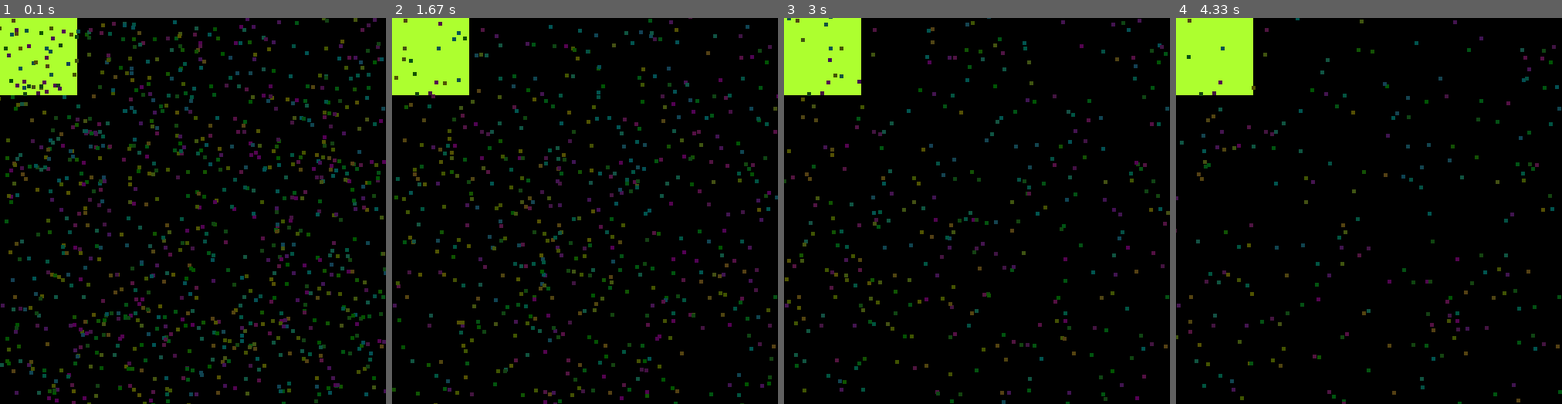
Above: before the commit, frames 1-4 (left to right).
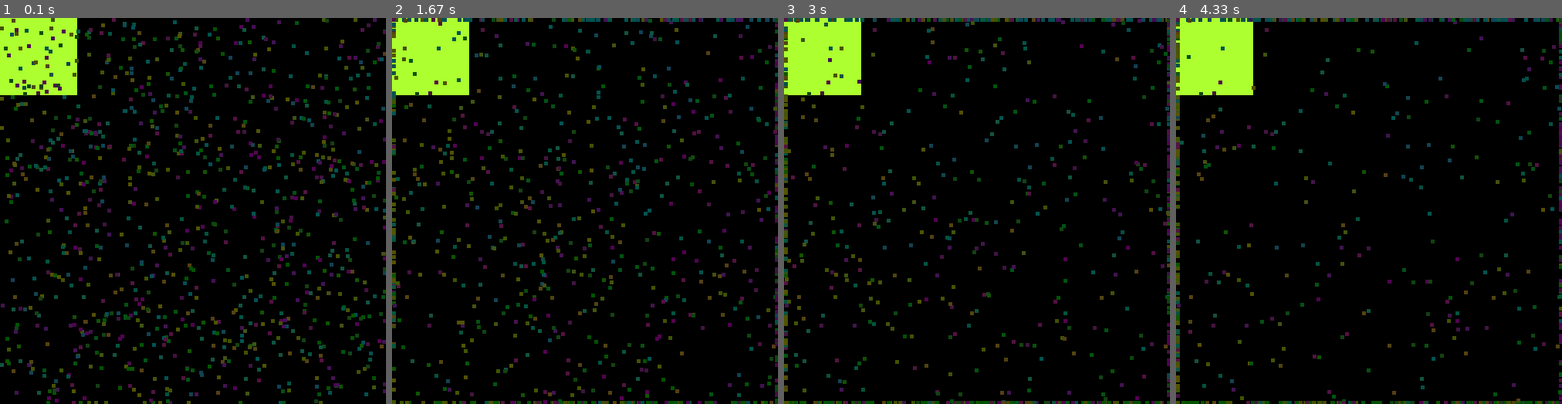
Above: after the commit, the same moments.

Repository: Weiyeahh/yellowducks
Game: pygame game, started from simulation.py
Two runs of this game, one before a commit and one after it. Both use one fixed random seed, a clock stepped at 60 frames per second and the inputs below.
Inputs:
- Up to frame 1 (0.1 s): no input
- Up to frame 2 (1.67 s): no input
- Up to frame 3 (3 s): no input
- Up to frame 4 (4.33 s): no input

The runs differ from the first frame. In frame 1, 0.3% of the frame differs, in the area x 0-100%, y 0-100%; in frame 2, 2.2%; in frame 3, 2.6%; in frame 4, 2.6%.

Commit message:
Update simulation.py

Diff:
--- a/simulation.py
+++ b/simulation.py
@@ -50,7 +50,7 @@
 
 
 blobpic=pygame.Surface((5,5))
-def get_final_position(): ##in 125 steps, where the blobs will end up
+def get_final_position(list): ##in 125 steps, where the blobs will end up
     finalposition=[]
     while True:
         for t in range(1,126):
@@ -62,17 +62,29 @@
             safezone=pygame.Surface((xs,ys))
             safezone.fill((173,255,47))
             screen.blit(safezone,(0,0))
-            while a<1000:
-                dy = bloblist[a].count('T') - bloblist[a].count('A')
-                dx = bloblist[a].count('G') - bloblist[a].count('C')
-                x=blobcor[a][0]
-                y=blobcor[a][1]
-                blobcor[a][0]=x+dx
-                blobcor[a][1]=y+dy
-                blobpic.fill(blobcor[a][2])
+            while a<len(list):
+                dy = list[a][3].count('T') - list[a][3].count('A')
+                dx = list[a][3].count('G') - list[a][3].count('C')
+                x=list[a][0]
+                y=list[a][1]
+                if x<=0:
+                    x=0
+                    dx=0
+                if x>=496:
+                    x=496
+                    dx=0
+                if y<=0:
+                    y=0
+                    dy=0
+                if y>=496:
+                    y=496
+                    dy=0
+                list[a][0]=x+dx
+                list[a][1]=y+dy
+                blobpic.fill(list[a][2])
                 screen.blit(blobpic,(x,y))
                 if t==125:
-                    finalposition.append([blobcor[a][0],blobcor[a][1],blobcor[a][3]])
+                    finalposition.append([list[a][0],list[a][1],list[a][3]])
                 a+=1
             a=0
             t+=1
@@ -84,16 +96,27 @@
                 return(finalposition)
                 exit()
 
-finalposition=get_final_position()
+##safetyzone
+def get_newlist():
+    finalposition=get_final_position()
+    xs=100
+    ys=100
+    newgenlist=[]
+    for ind in range(0,1000):
+        if finalposition[ind][0]<=xs and finalposition[ind][1]<=ys:
+            newgenlist.append(finalposition[ind][2])
+            newgenlist.append(finalposition[ind][2])
+            ##those who made it to the safe zone get to reproduce twice
 
-xs=100
-ys=100
+    return(newgenlist)
 
-newgenlist=[]
-for ind in range(0,1000):
-    if finalposition[ind][0]<=xs and finalposition[ind][1]<=ys:
-        newgenlist.append(finalposition[ind][2])
-        newgenlist.append(finalposition[ind][2])
-        ##those who made it to the safe zone get to reproduce twice
+get_final_position(blobcor)
 
-print(newgenlist)
+
+##recursion for different generaation
+def evolution(generations):##list is the begining list
+    list=blobcor
+    for i in range(generations):
+        list=get_final_position(get_newlist(list))
+
+evolution(100)
